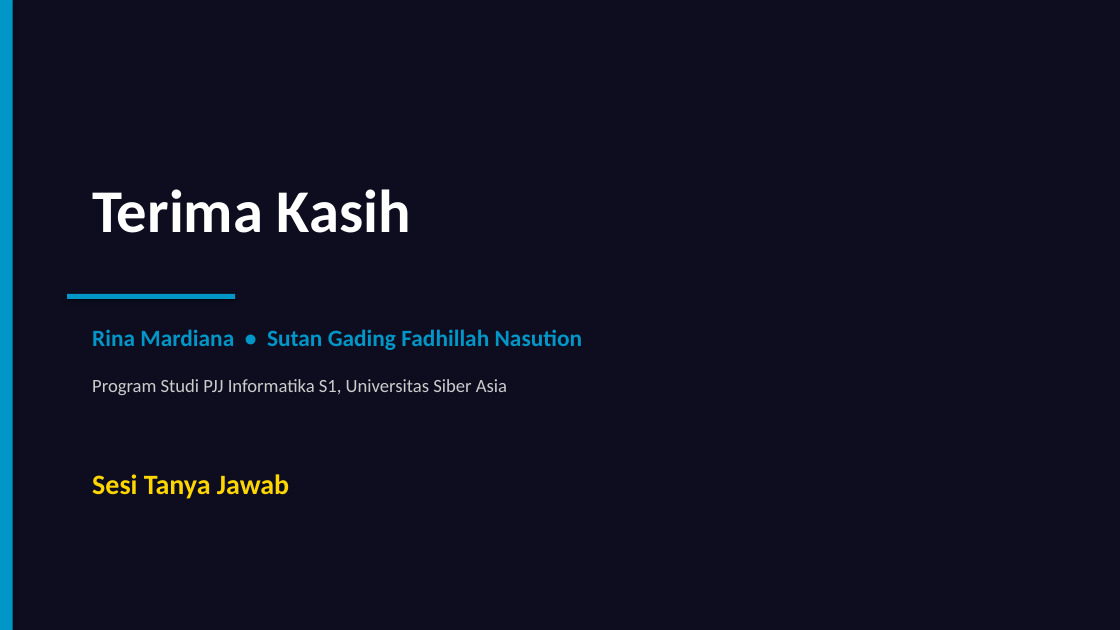
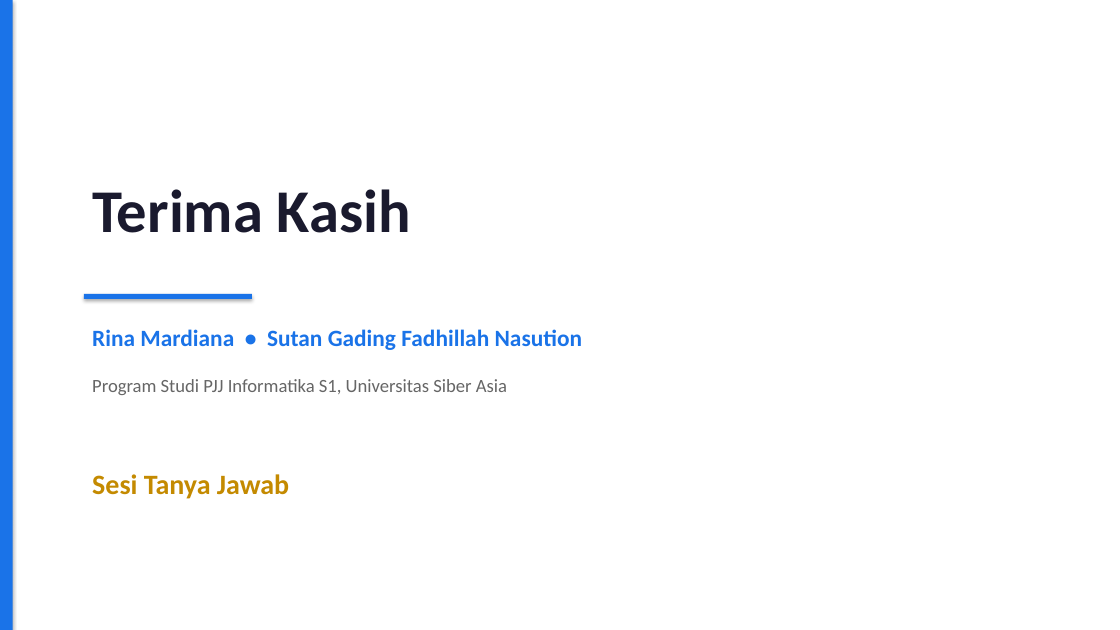
Before and after one commit to gadingnst/project-data-science, a slide deck: slide 11 of uas/presentasi_jurnal_artikel.pptx (slide 15 before the commit). Drawn at 1120x630 pixels with LibreOffice and Linux fonts; fonts in the diff are those of the drawing. Boxes give left, top, right and bottom in pixels: in the first picture for what was removed or moved away, otherwise in the second. Text is boxed around its words. In the diff, an @@ line names an element or a change of style, - is before the commit and + after.

Commit message:
feat(uas): revamp 2 PPTs with distinct themes + presentation scripts
PPT Gading (dark theme, 11 slides):
- Web scraping, statistik deskriptif, regresi linier, k-Means clustering
- Business insights & rekomendasi

PPT Rina (white/light theme, 11 slides):
- Latar belakang, CRISP-DM, data cleaning, korelasi Pearson
- Klasifikasi DT/RF, Big Data 5V

Scripts:
- skrip_presentasi_gading.md (Zoom recording cheatsheet)
- skrip_presentasi_rina.md (Zoom recording cheatsheet)

```diff
--- a/uas/presentasi_jurnal_artikel.pptx
+++ b/uas/presentasi_jurnal_artikel.pptx
@@ background #0D0D1F to #FFFFFF @@
@@ rectangle at (x1=0, y1=0, x2=13, y2=630): fill #0096C7 to #1A73E8 @@
@@ text "Terima Kasih" at (x1=92, y1=189, x2=411, y2=233): text colour #FFFFFF to #1A1A2E @@
@@ rectangle at (x1=84, y1=294, x2=252, y2=299): fill #0096C7 to #1A73E8 @@
@@ rectangle moved from (x1=67, y1=294, x2=235, y2=299) to (x1=84, y1=294, x2=252, y2=299) @@
@@ text "Rina Mardiana • Sutan Gading ..." at (x1=92, y1=329, x2=583, y2=350): text colour #0096C7 to #1A73E8 @@
@@ text "Program Studi PJJ Informatika S1, ..." at (x1=92, y1=379, x2=507, y2=395): text colour #CCCCCC to #666666 @@
@@ text "Sesi Tanya Jawab" at (x1=92, y1=474, x2=289, y2=499): text colour #FFD600 to #C48A00 @@
```
Also in this commit, not shown: 6 other slides changed, 4 slides added, 8 slides removed, 3 other files.
